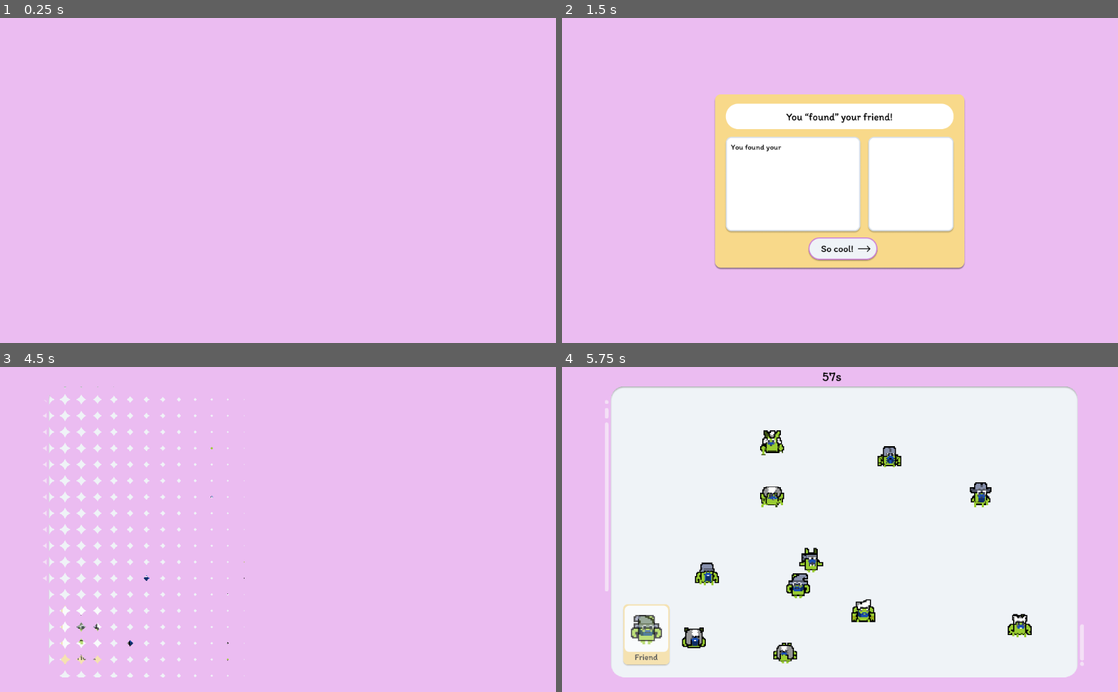
Above: before the commit, frames 1-4 (two rows, left to right).
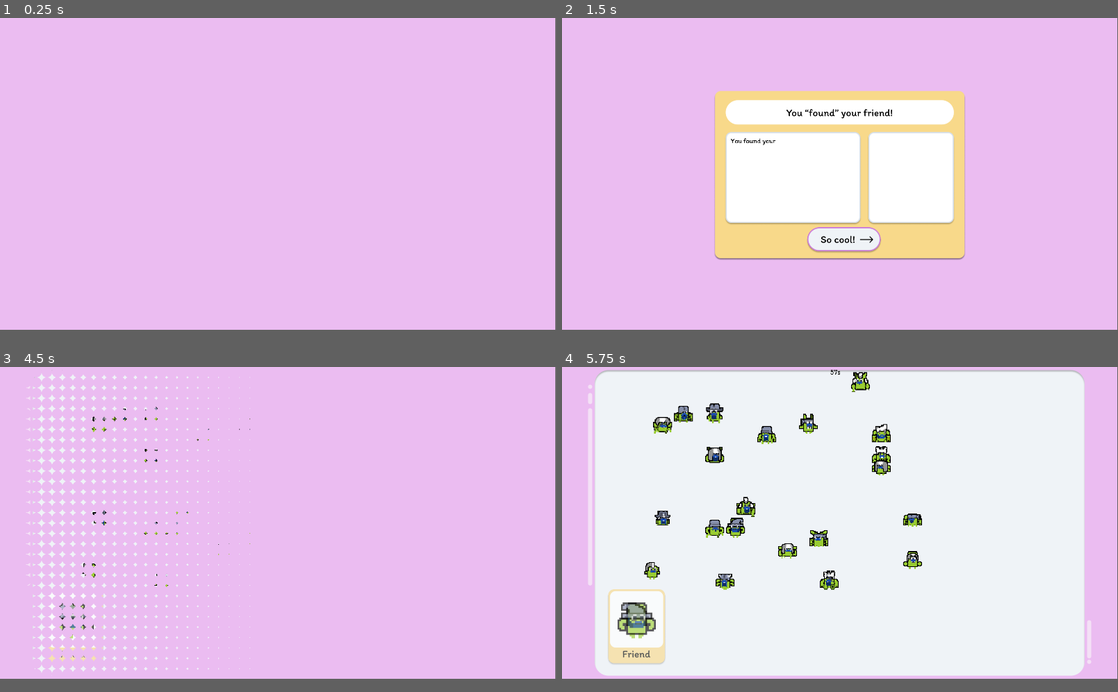
Above: after the commit, the same moments.

Repository: brettkolodny/find-your-friend
Game: Godot game, scene res://Scenes/LevelWinScreen/LevelWinScreen.tscn
Two runs of this game, one before a commit and one after it. Both use one fixed random seed, a clock stepped at 60 frames per second and the inputs below. This scene is started directly instead of the project's main scene.
Inputs (mouse positions are in pixels of both pictures, inside the frame that each line leads up to):
- Up to frame 1 (0.25 s): no input
- Up to frame 2 (1.5 s): click (845, 248) at 0.5 s; click (845, 248) at 1.25 s
- Up to frame 3 (4.5 s): click (283, 597) at 2 s; move the mouse to (233, 532) at 2.77 s; tap Enter at 3.5 s; move the mouse to (166, 545) at 3.52 s; tap Space at 4.25 s; move the mouse to (83, 633) at 4.27 s
- Up to frame 4 (5.75 s): move the mouse to (812, 594) at 5.02 s
The window is 800x468 before the commit and 799x449 after it. Grey fills any space a smaller window leaves; there, only what the larger window draws over its background counts as a difference.

The runs differ from the first frame. In frame 1, only the window size differs. In frame 2, 6.4% of the frame differs, in the area x 27-73%, y 22-78%; in frame 3, 4.8%; in frame 4, 15%, in the area x 4-96%, y 0-96%.

Commit message:
Everything good but level and tutorial

Diff:
--- a/Scenes/Level/Level.tscn
+++ b/Scenes/Level/Level.tscn
@@ -16,28 +16,31 @@
 font_data = ExtResource( 4 )
 
 [node name="Level" type="Node2D"]
+position = Vector2( 960, 540 )
 script = ExtResource( 1 )
 
 [node name="Camera2D" type="Camera2D" parent="."]
 
 [node name="PlayArea" type="Sprite" parent="."]
-position = Vector2( 520, 304 )
-scale = Vector2( 0.608844, 0.608844 )
+position = Vector2( 960, 540 )
+scale = Vector2( 1.2, 1.2 )
 texture = ExtResource( 2 )
 
 [node name="SpawnArea" type="Area2D" parent="."]
+scale = Vector2( 2, 2 )
 
 [node name="SpawnAreaShape" type="CollisionShape2D" parent="SpawnArea"]
-position = Vector2( 515, 303 )
+position = Vector2( 479.5, 270 )
 shape = SubResource( 1 )
 
 [node name="Characters" type="Node2D" parent="."]
+scale = Vector2( 1.5, 1.5 )
 
 [node name="Friend" type="Node2D" parent="."]
+scale = Vector2( 1.5, 1.5 )
 
 [node name="FriendCard" parent="." instance=ExtResource( 3 )]
-position = Vector2( 155.5, 495.471 )
-scale = Vector2( 0.436275, 0.436275 )
+position = Vector2( 258, 902 )
 
 [node name="CanvasLayer" type="CanvasLayer" parent="."]
 
@@ -47,10 +50,11 @@
 anchor_top = 0.5
 anchor_right = 0.5
 anchor_bottom = 0.5
-margin_left = -530.0
-margin_top = -344.0
-margin_right = 530.0
-margin_bottom = 344.0
+margin_left = -1056.0
+margin_top = -591.0
+margin_right = 864.0
+margin_bottom = 489.0
+rect_scale = Vector2( 1.1, 1.1 )
 texture = ExtResource( 5 )
 expand = true
 __meta__ = {
--- a/Scenes/LevelWinScreen/Assets/freshImportFont.tres
+++ b/Scenes/LevelWinScreen/Assets/freshImportFont.tres
@@ -3,5 +3,5 @@
 [ext_resource path="res://Scenes/LevelWinScreen/Assets/Itim-Regular.ttf" type="DynamicFontData" id=1]
 
 [resource]
-size = 14
+size = 24
 font_data = ExtResource( 1 )
--- a/Scenes/LevelWinScreen/LevelWinScreen.tscn
+++ b/Scenes/LevelWinScreen/LevelWinScreen.tscn
@@ -19,41 +19,40 @@
 margin_top = 2.0
 margin_right = 1921.0
 margin_bottom = 1082.0
-rect_scale = Vector2( 0.532, 0.553 )
 texture = ExtResource( 1 )
 __meta__ = {
 "_edit_use_anchors_": false
 }
 
 [node name="ColorRect" type="ColorRect" parent="."]
-margin_left = 440.0
-margin_top = 399.0
-margin_right = 638.0
-margin_bottom = 455.0
+margin_left = 826.0
+margin_top = 721.0
+margin_right = 1124.0
+margin_bottom = 819.0
 color = Color( 0.976471, 0.854902, 0.545098, 1 )
 __meta__ = {
 "_edit_use_anchors_": false
 }
 
 [node name="TextureButton" type="TextureButton" parent="."]
-margin_left = 452.0
-margin_top = 405.0
-margin_right = 714.0
-margin_bottom = 496.0
-rect_scale = Vector2( 0.5, 0.5 )
+margin_left = 844.0
+margin_top = 725.0
+margin_right = 1106.0
+margin_bottom = 816.0
 texture_normal = ExtResource( 4 )
 __meta__ = {
 "_edit_use_anchors_": false
 }
 
 [node name="FriendPreview" type="Node2D" parent="." groups=["win-friend-preview"]]
-position = Vector2( 640, 352 )
+position = Vector2( 1202, 650 )
+scale = Vector2( 2, 2 )
 
 [node name="RichTextLabel" type="RichTextLabel" parent="."]
-margin_left = 311.0
-margin_top = 229.0
-margin_right = 542.0
-margin_bottom = 386.0
+margin_left = 583.0
+margin_top = 411.0
+margin_right = 1016.0
+margin_bottom = 690.0
 bbcode_enabled = true
 bbcode_text = "[color/black]TEST[/color]"
 text = "[color/black]TEST[/color]"
@@ -68,6 +67,7 @@
 [node name="Transition" type="CanvasLayer" parent="."]
 
 [node name="Changer" parent="Transition" instance=ExtResource( 6 )]
+visible = false
 
 [node name="HTTPRequest" type="HTTPRequest" parent="."]
 
--- a/Scenes/LoseScreen/LoseScreen.tscn
+++ b/Scenes/LoseScreen/LoseScreen.tscn
@@ -13,15 +13,14 @@
 [node name="Lose Text" type="Node2D"]
 
 [node name="Sprite" type="Sprite" parent="."]
-position = Vector2( 513, 301 )
-scale = Vector2( 0.533, 0.553 )
+position = Vector2( 960, 540 )
 texture = ExtResource( 1 )
 
 [node name="RichTextLabel" type="RichTextLabel" parent="."]
-margin_left = 310.0
-margin_top = 226.0
-margin_right = 545.0
-margin_bottom = 388.0
+margin_left = 583.0
+margin_top = 412.0
+margin_right = 1005.0
+margin_bottom = 684.0
 bbcode_enabled = true
 bbcode_text = "testsetsetsetset"
 text = "testsetsetsetset"
@@ -32,21 +31,20 @@
 }
 
 [node name="ColorRect" type="ColorRect" parent="."]
-margin_left = 428.0
-margin_top = 399.0
-margin_right = 626.0
-margin_bottom = 455.0
+margin_left = 807.0
+margin_top = 720.0
+margin_right = 1107.0
+margin_bottom = 819.0
 color = Color( 0.976471, 0.854902, 0.545098, 1 )
 __meta__ = {
 "_edit_use_anchors_": false
 }
 
 [node name="TextureButton" type="TextureButton" parent="."]
-margin_left = 452.0
-margin_top = 405.0
-margin_right = 714.0
-margin_bottom = 496.0
-rect_scale = Vector2( 0.5, 0.5 )
+margin_left = 846.0
+margin_top = 724.0
+margin_right = 1108.0
+margin_bottom = 815.0
 texture_normal = ExtResource( 4 )
 __meta__ = {
 "_edit_use_anchors_": false
--- a/Scenes/TitleScreen/TitleScreen.tscn
+++ b/Scenes/TitleScreen/TitleScreen.tscn
@@ -7,6 +7,8 @@
 [ext_resource path="res://Assets/namePlate.png" type="Texture" id=5]
 
 [node name="TitleScreen" type="Node2D"]
+position = Vector2( -43, -72 )
+scale = Vector2( 2, 2 )
 script = ExtResource( 4 )
 
 [node name="Control" type="Control" parent="."]
--- a/Scripts/Global.gd
+++ b/Scripts/Global.gd
@@ -7,7 +7,7 @@
 const LOSE_SCENE = preload("res://Scenes/LoseScreen/LoseScreen.tscn")
 
 export var level_color = Color(1, 0, 0)
-export var num_peeps = 5
+export var num_peeps = 10
 
 var friend_body = null
 var friend_face = null
@@ -137,7 +137,7 @@
 
 func next_level():
 	self.level += 1
-	self.num_peeps = self.level * 5
+	self.num_peeps = self.level * 10
 	get_tree().change_scene_to(LEVEL_SCENE)
 
 
--- a/project.godot
+++ b/project.godot
@@ -37,6 +37,8 @@
 
 [display]
 
+window/size/width=1920
+window/size/height=1080
 window/size/resizable=false
 mouse_cursor/custom_image="res://Assets/pointer.png"
 
Not shown, added: ImageForSubmission.jpg.import
